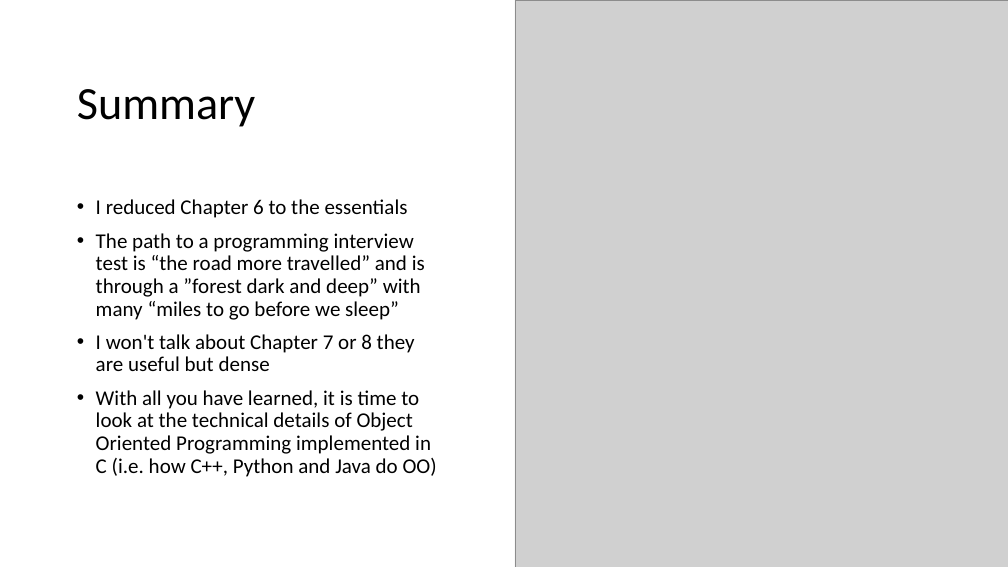
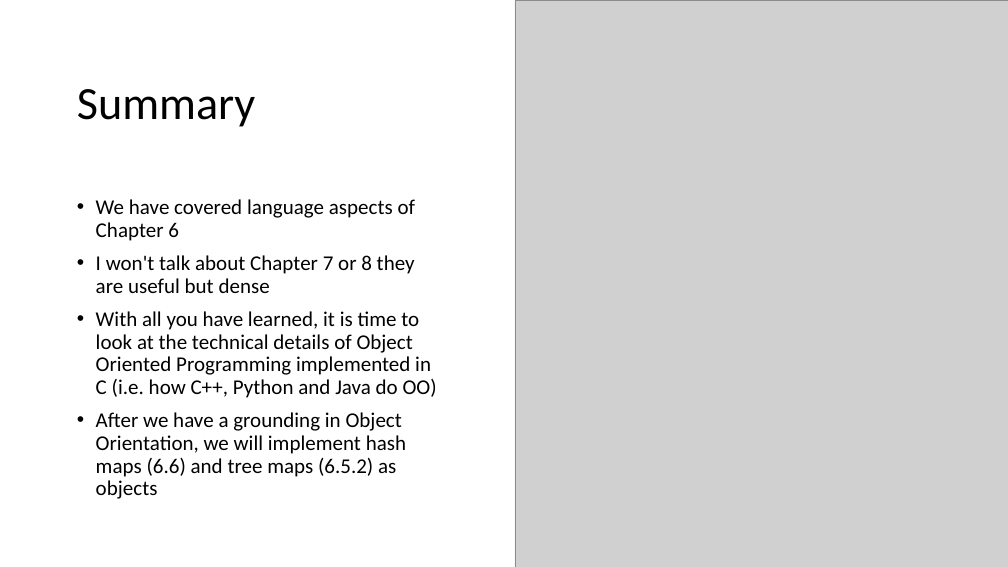
Before and after one commit to csev/cc4e, a slide deck: slide 42 of lectures/KR-6.pptx. Drawn at 1008x567 pixels with LibreOffice and Linux fonts; fonts in the diff are those of the drawing; grey boxes stand for pictures. Boxes give left, top, right and bottom in pixels: in the first picture for what was removed or moved away, otherwise in the second. Text is boxed around its words. In the diff, an @@ line names an element or a change of style, - is before the commit and + after.

```diff
--- a/lectures/KR-6.pptx
+++ b/lectures/KR-6.pptx
@@ text at (96, 199, 415, 241): text changed @@
-• I reduced Chapter 6 to the essentials
-• The path to a programming interview test is “the road more travelled” and is through a ”forest dark and deep” with many “miles to go before we sleep”
+• We have covered language aspects of Chapter 6
@@ text at (96, 412, 406, 499): paragraph added @@
+• After we have a grounding in Object Orientation, we will implement hash maps (6.6) and tree maps (6.5.2) as objects
```
Also in this commit, not shown: 2 other files.
